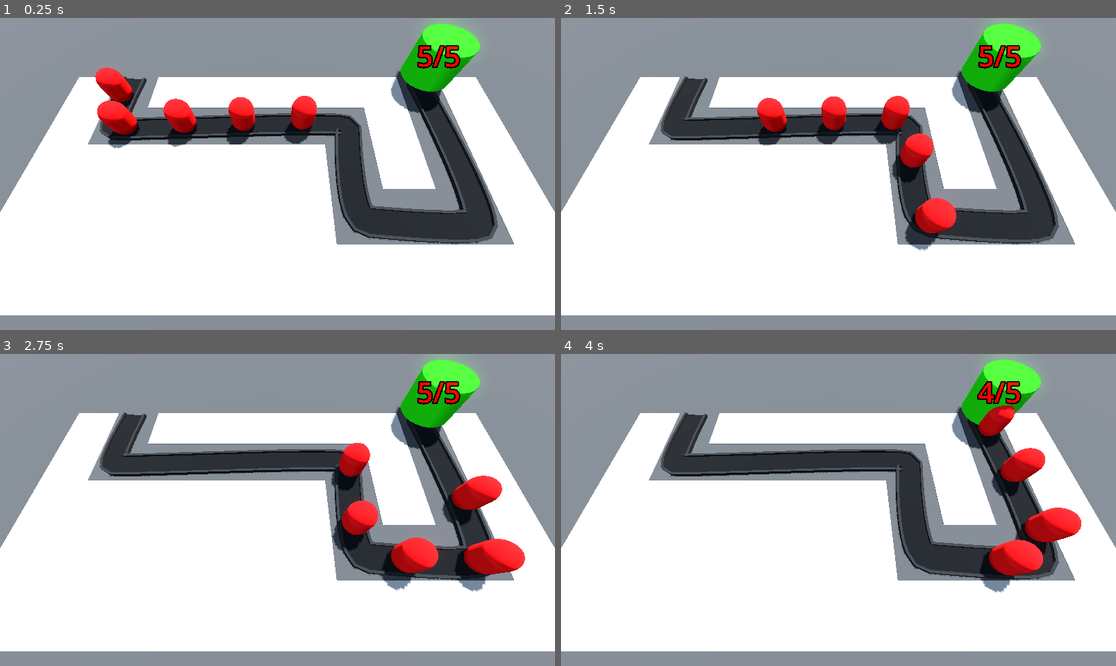
Above: before the commit, frames 1-4 (two rows, left to right).
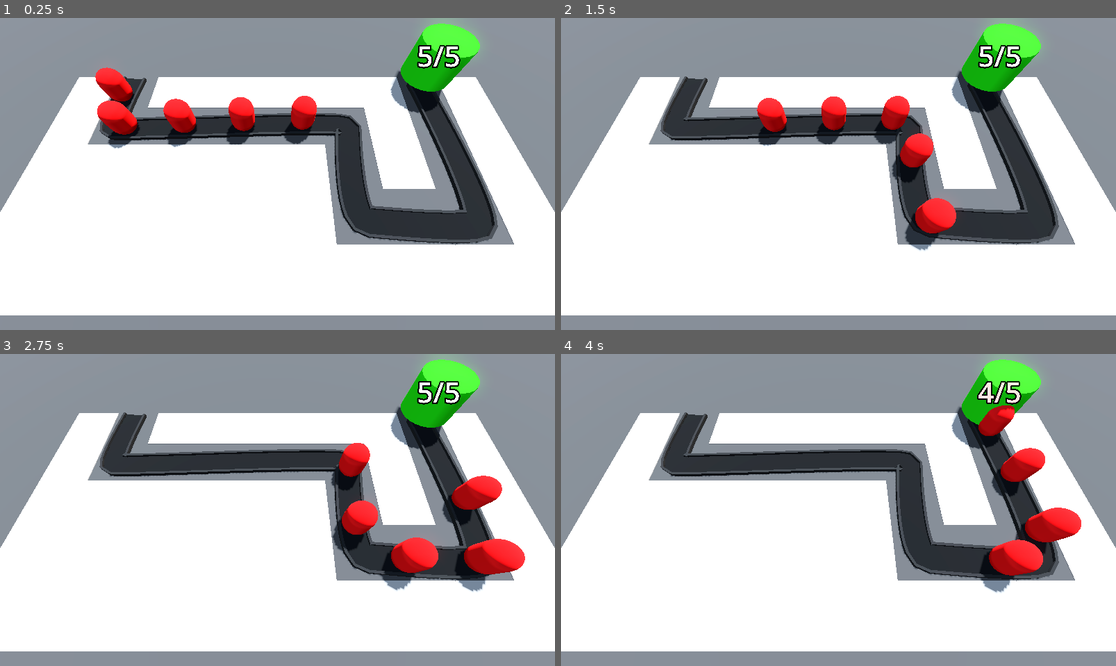
Above: after the commit, the same moments.

Repository: Z-Graham/Barbarian-Blaster
Game: Godot game, scene res://level/base_level.tscn
Two runs of this game, one before a commit and one after it. Both use one fixed random seed, a clock stepped at 60 frames per second and the inputs below.
Inputs:
- Up to frame 1 (0.25 s): no input
- Up to frame 2 (1.5 s): no input
- Up to frame 3 (2.75 s): no input
- Up to frame 4 (4 s): no input

The runs differ from the first frame. In frame 1, 0.2% of the frame differs, in the area x 75-83%, y 9-16%; in frame 2, 0.2%; in frame 3, 0.2%; in frame 4, 0.2%.

Commit message:
health label

Diff:
--- a/Base/base.gd
+++ b/Base/base.gd
@@ -7,11 +7,16 @@
 	set(num):
 		health=num
 		health_label.text=str(health)+"/"+ str(max_health)
+		var red=Color.RED
+		var white=Color.WHITE
+		var color=red.lerp(white,health*1.0/max_health)
+		health_label.modulate=color
+
+
 		if num==0:
 			get_tree().reload_current_scene()
 func _ready() -> void:
 	health=max_health
-	health_label.modulate=Color.RED
 func take_damage():
 	print("Damage taken")
 	health-=1
